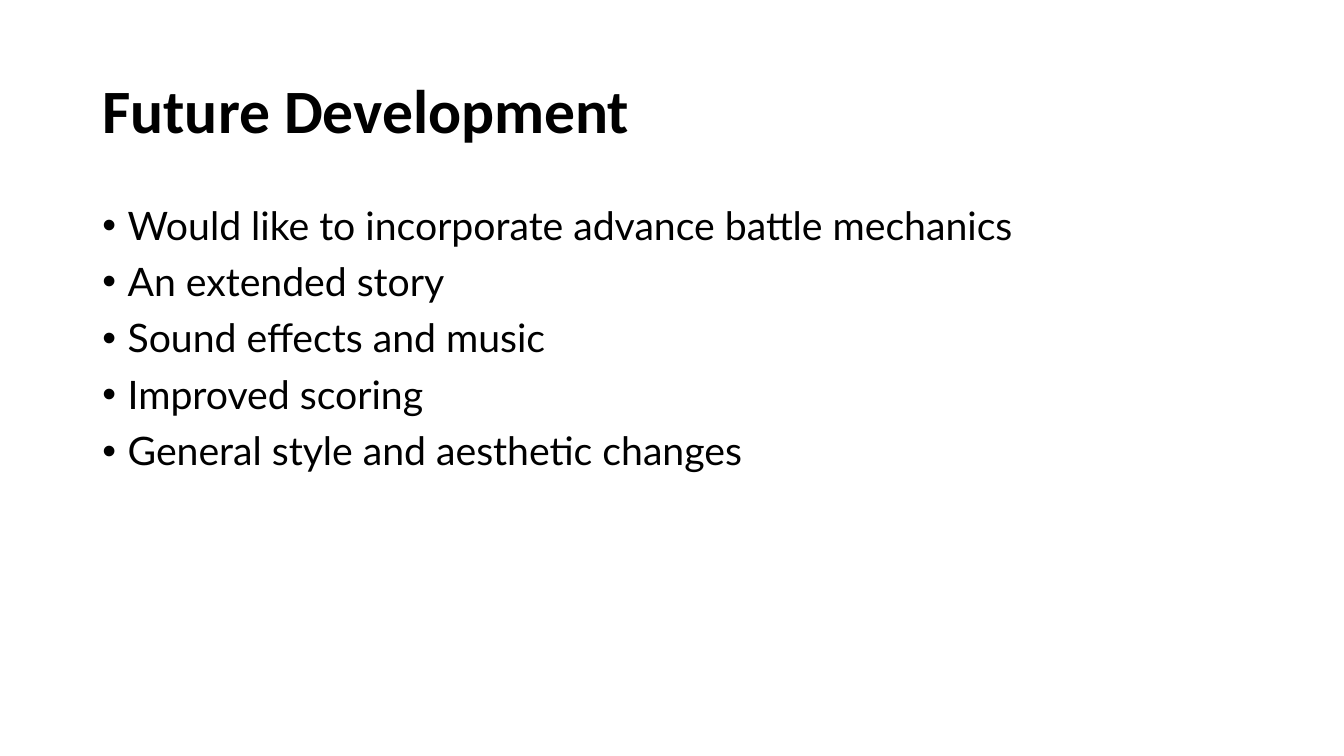
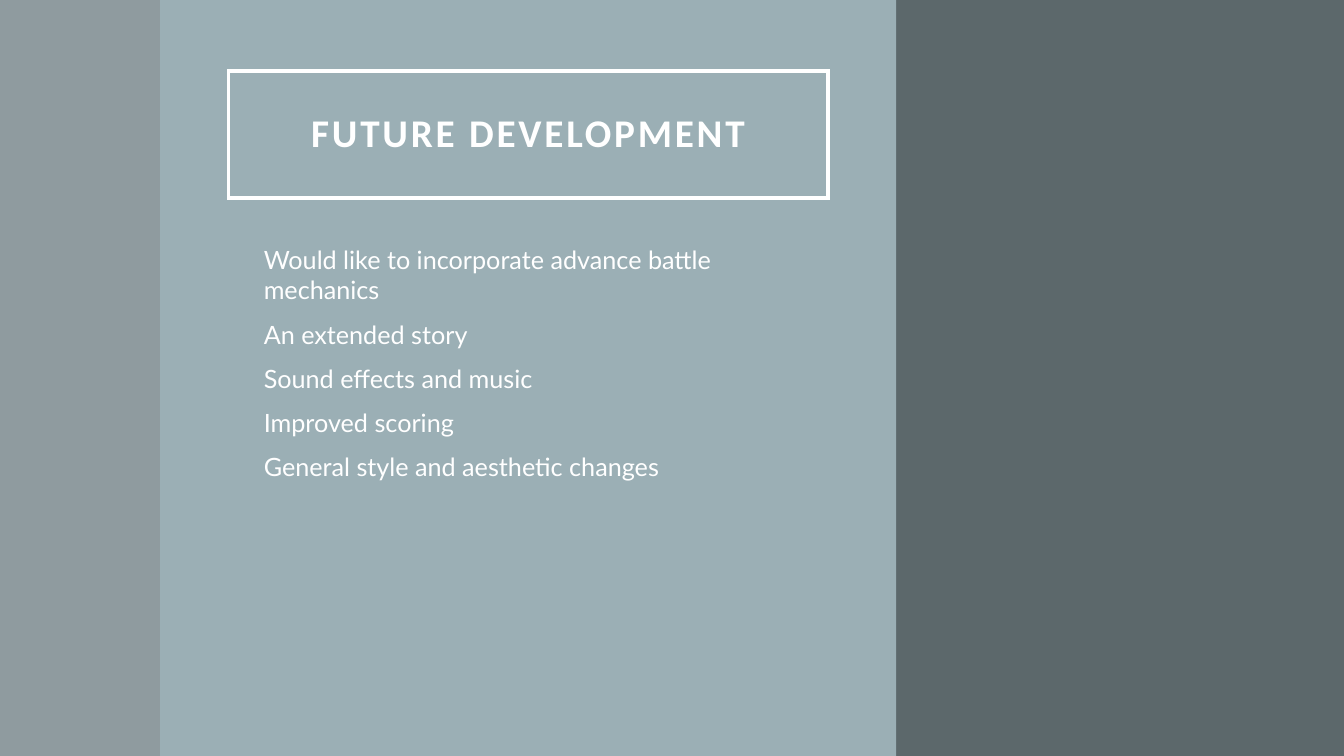
Before and after one commit to Mattmoe1/Survive-2020, a slide deck: slide 7 of story/project1_presentation.pptx (slide 6 before the commit). Drawn at 1344x756 pixels with LibreOffice and Linux fonts; fonts in the diff are those of the drawing. Boxes give left, top, right and bottom in pixels: in the first picture for what was removed or moved away, otherwise in the second. Text is boxed around its words. In the diff, an @@ line names an element or a change of style, - is before the commit and + after.

```diff
--- a/story/project1_presentation.pptx
+++ b/story/project1_presentation.pptx
@@ background #FFFFFF to #5D686B @@
@@ rectangle added at [0, 0, 160, 756], fill #C3CFD3 at 50% opacity @@
@@ rectangle added at [160, 0, 896, 756], fill #9BAFB5 @@
@@ title "FUTURE DEVELOPMENT": place and size @@
-title "FUTURE DEVELOPMENT" at [102, 89, 629, 143]
+title "FUTURE DEVELOPMENT" at [229, 71, 829, 198]
@@ title "FUTURE DEVELOPMENT" at [229, 71, 829, 198]: outline none to #FFFFFF 2.5 pt @@
@@ title at [311, 121, 745, 147]: text changed; size 44 to 28 pt; text colour #000000 to #FFFFFF @@
-Future Development
+FUTURE DEVELOPMENT
@@ text "Would like to incorporate advance ...": place and size @@
-text "Would like to incorporate advance ..." at [128, 211, 1013, 472]
+text "Would like to incorporate advance ..." at [264, 250, 711, 481]
@@ text "Would like to incorporate advance ..." at [264, 250, 711, 481]: size 28 to 18 pt, text colour #000000 to #FFFFFF; line spacing 0.9 to 1 @@
```
Also in this commit, not shown: 6 other slides changed, 1 slide added, 1 other file.
